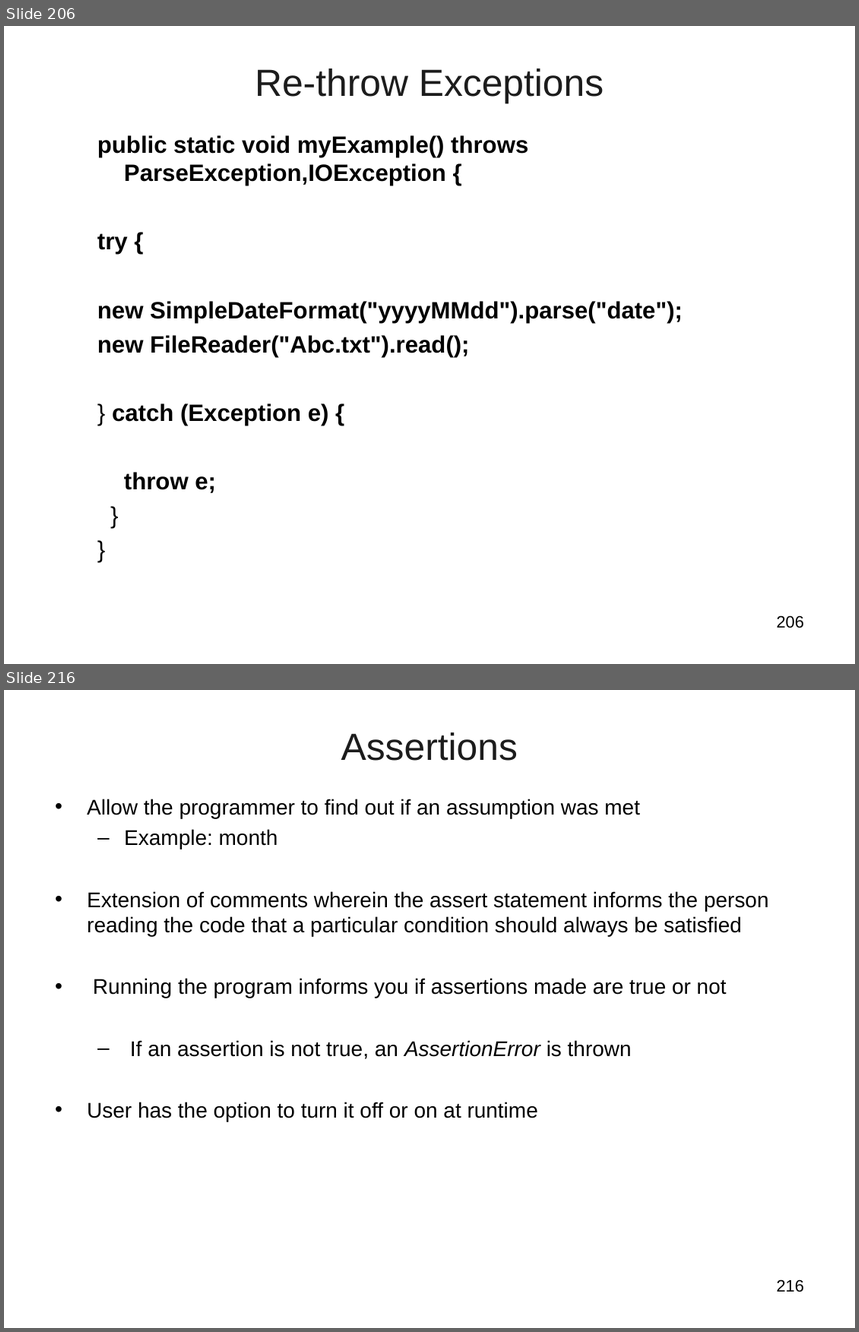
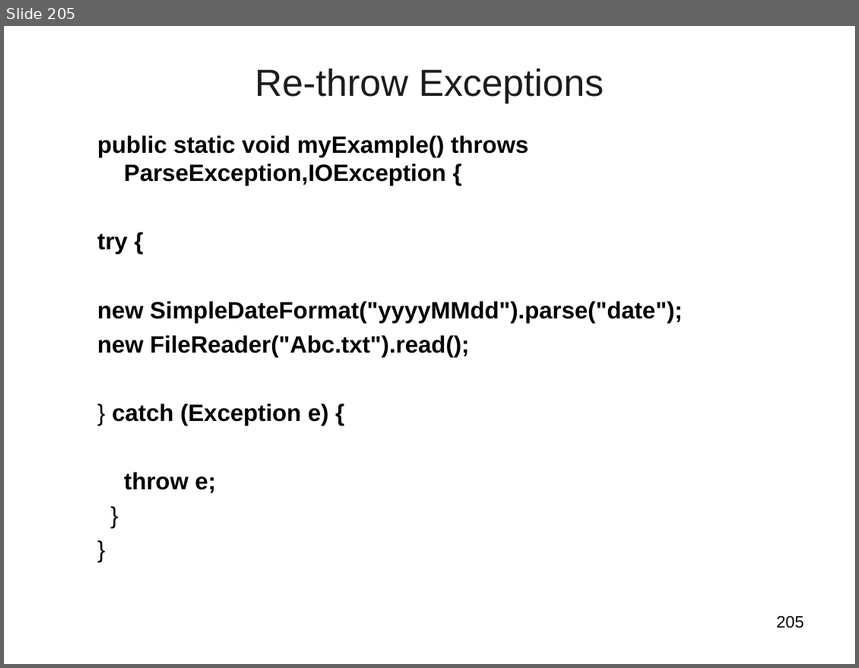
Before and after one commit to vatsanTraining/corejava, a slide deck: JavaModule01_HSBC_2020.ppt. Shown one above the other, each under a label of ours: slides 206 and 216 before the commit, slide 205 after it; the slides between them are not shown. The pictures are 859x1332 and 859x668 pixels, drawn with LibreOffice and Linux fonts; fonts in the diff are those of the drawing; background and template pictures are left out. Boxes give left, top, right and bottom in pixels: in the first picture for what was removed or moved away, otherwise in the second. Text is boxed around its words. In the diff, an @@ line names an element or a change of style, - is before the commit and + after.

```diff
--- a/JavaModule01_HSBC_2020.ppt
+++ b/JavaModule01_HSBC_2020.ppt
@@ slide 216 removed at box(4, 690, 855, 1328), background picture (left out) @@
@@ title removed at box(341, 733, 518, 761) @@
-Assertions
@@ text removed at box(87, 799, 769, 1122) @@
-• Allow the programmer to find out if an assumption was met
-  – Example: month
-• Extension of comments wherein the assert statement informs the person reading the code that a particular condition should always be satisfied
-• Running the program informs you if assertions made are true or not
-  – If an assertion is not true, an AssertionError is thrown
-• User has the option to turn it off or on at runtime
@@ page number removed at box(777, 1280, 804, 1293) @@
-216
@@ what was slide 206 is now slide 205 @@
@@ page number at box(777, 616, 804, 629): text changed @@
-206
+205
```
Also in this commit, not shown: 7 slides changed, 73 other slides removed.
